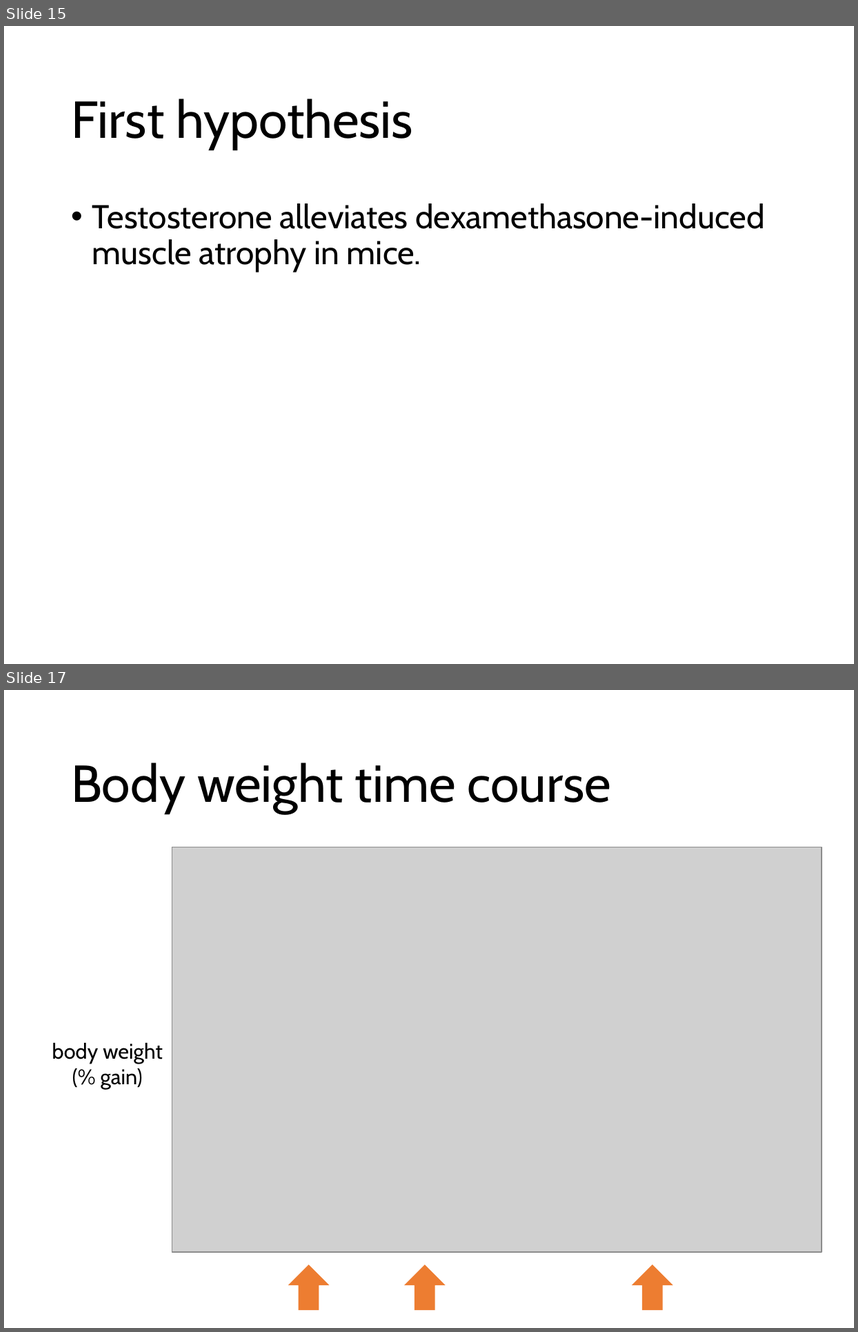
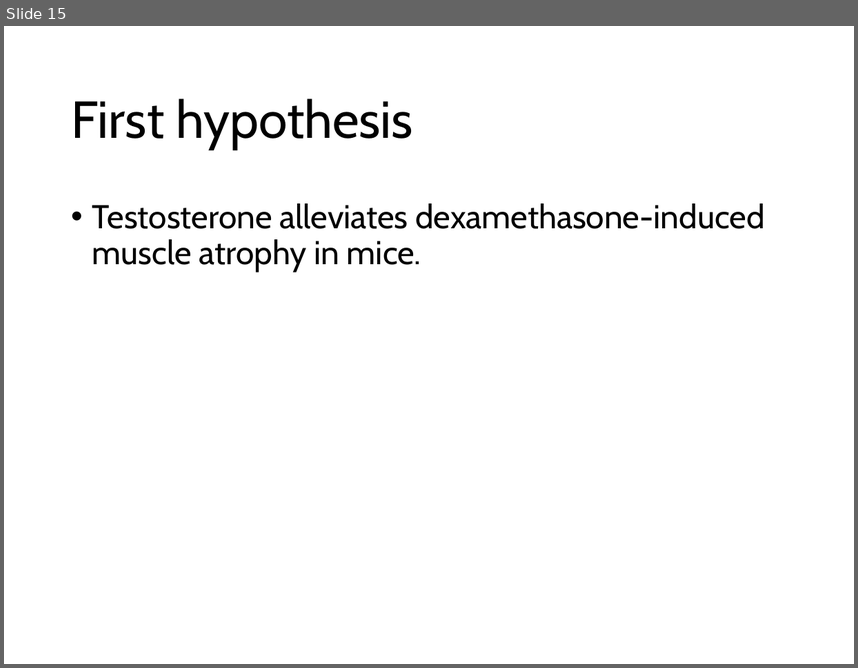
Before and after one commit to nvalexander/dissertation, a slide deck: defense.pptx. Shown one above the other, each under a label of ours: slides 15 and 17 before the commit, slide 15 after it; the slides between them are not shown. The pictures are 858x1332 and 858x668 pixels, drawn with LibreOffice and Linux fonts; fonts in the diff are those of the drawing; grey boxes stand for pictures. Boxes give left, top, right and bottom in pixels: in the first picture for what was removed or moved away, otherwise in the second. Text is boxed around its words. In the diff, an @@ line names an element or a change of style, - is before the commit and + after.

```diff
--- a/defense.pptx
+++ b/defense.pptx
@@ slide 17 removed at [4,690,854,1328], background #FFFFFF @@
@@ title removed at [71,762,611,813] @@
-Body weight time course
@@ picture removed at [172,847,821,1252] @@
@@ text removed at [52,1043,163,1089] @@
-body weight
-(% gain)
@@ up arrow removed at [288,1265,329,1310] @@
@@ up arrow removed at [404,1265,445,1310] @@
@@ up arrow removed at [632,1265,673,1310] @@
```
Also in this commit, not shown: 18 other slides removed.
